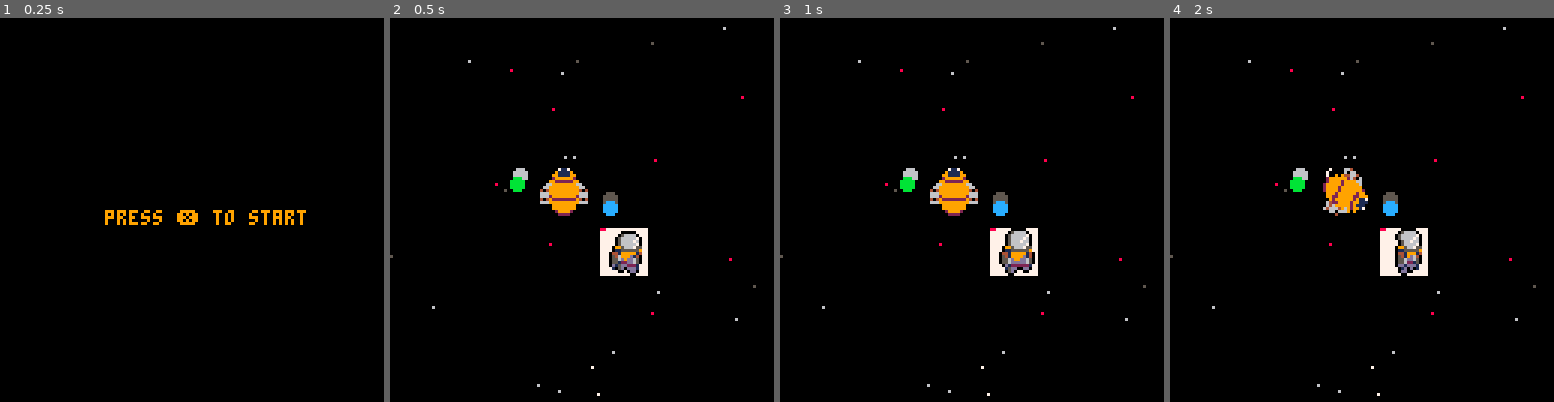
Above: before the commit, frames 1-4 (left to right).
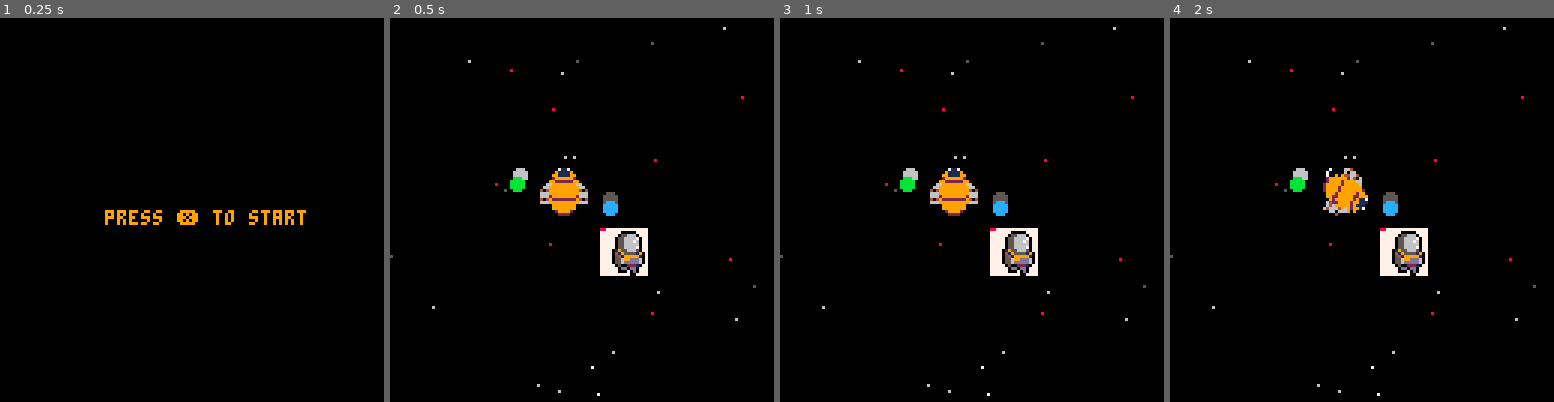
Above: after the commit, the same moments.

Repository: FrederikHR/GDB
Game: PICO-8 cartridge OW/ow.p8
The game is run twice, just before and just after one commit, with the same random seed, the same clock (stepped at 60 frames per second) and the same inputs.
Inputs:
- Up to frame 1 (0.25 s): no input
- Up to frame 2 (0.5 s): tap X (X key) at 0.33 s
- Up to frame 3 (1 s): no input
- Up to frame 4 (2 s): tap X (X key) at 1.07, 1.85 s; hold Right from 1.6 s (still down)

Frame 1 is identical in both runs. In frame 2, 0.4% of the frame differs, in the area x 57-67%, y 56-67%; in frame 3, 0.5%; in frame 4, 0.6%, in the area x 57-67%, y 54-68%.

Commit message:
removed alt astronaut design

Diff:
--- a/OW/ow.p8
+++ b/OW/ow.p8
@@ -486,6 +486,7 @@
 	pset(x,y,c)
 end
 -->8
+--astronaut
 function make_astronaut()
 	a = {}
 	a.x = 70
@@ -502,7 +503,7 @@
 
 function update_astronaut()
 
-	if time() - a.anim_time > .1 then
+	if time() - a.anim_time > .08 then
 		if a.anim_descend then
 			a.spr += 2
 			a.anim_time = time()
Not shown, changed: 205 lines of the sprite sheet (__gfx__) section of OW/ow.p8
Not shown, changed: the thumbnail (__label__) section of OW/ow.p8
